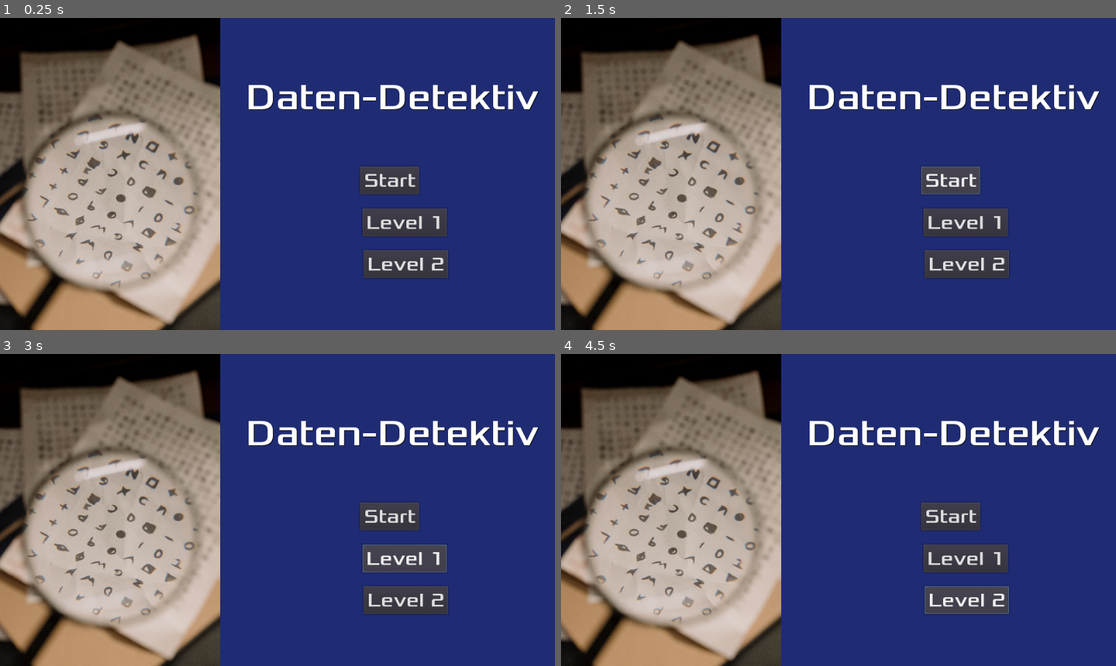
Above: before the commit, frames 1-4 (two rows, left to right).
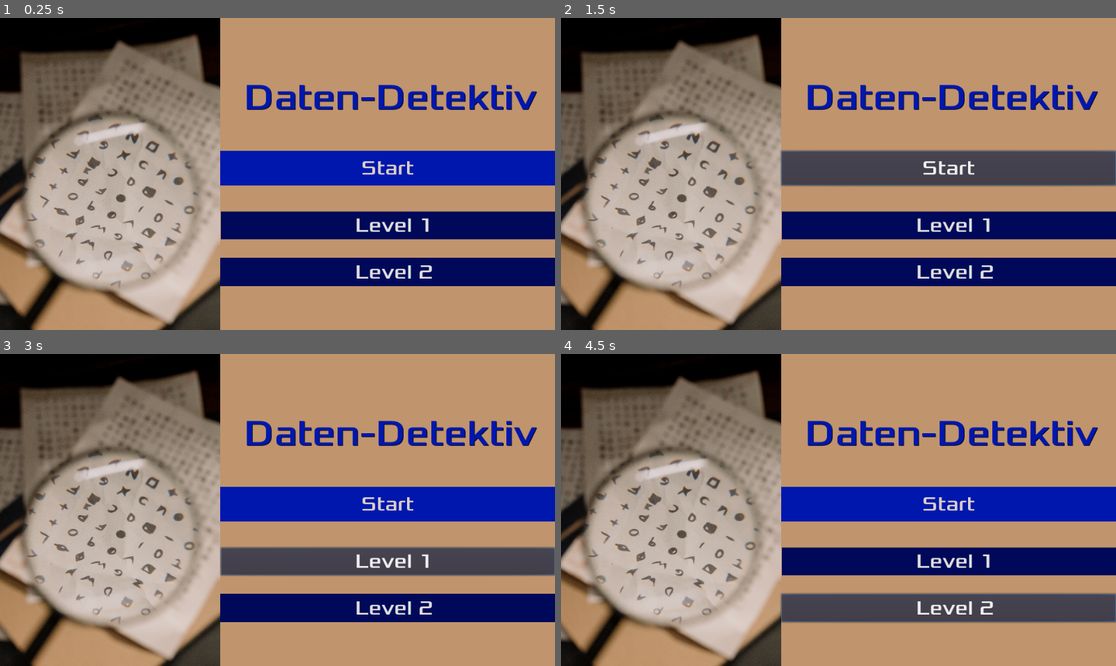
Above: after the commit, the same moments.

Repository: phil0605/Godot-Prototype
Game: Godot game, scene res://hauptmenü.tscn
Same seed, same stepped clock (60 frames per second), same inputs: the game is played once before the commit and once after it.
Inputs:
- Up to frame 1 (0.25 s): no input
- Up to frame 2 (1.5 s): click "Level 2" at 0.5 s; click "Start" at 1.25 s
- Up to frame 3 (3 s): click "Start" at 2 s; click "Level 1" at 2.75 s
- Up to frame 4 (4.5 s): click "Level 1" at 3.5 s; click "Level 2" at 4.25 s

The runs differ from the first frame. In frame 1, 60% of the frame differs, in the area x 39-100%, y 0-100%; in frame 2, 60%; in frame 3, 59%; in frame 4, 60%.

Commit message:
edited design of Hauptmenü

Diff:
--- a/hauptmenü.gd
+++ b/hauptmenü.gd
@@ -8,7 +8,7 @@
 
 # Called when the node enters the scene tree for the first time.
 func _ready():
-	pass # Replace with function body.
+	pass
 
 
 # Called every frame. 'delta' is the elapsed time since the previous frame.
--- a/hauptmenü.tscn
+++ b/hauptmenü.tscn
@@ -6,11 +6,22 @@
 
 [sub_resource type="DynamicFont" id=1]
 size = 64
+outline_color = Color( 0.00392157, 0, 1, 1 )
 font_data = ExtResource( 2 )
 
 [sub_resource type="DynamicFont" id=2]
-size = 34
+size = 35
 font_data = ExtResource( 2 )
+
+[sub_resource type="StyleBoxFlat" id=3]
+bg_color = Color( 0, 0.0941176, 0.682353, 1 )
+border_color = Color( 0, 0, 0, 1 )
+
+[sub_resource type="StyleBoxFlat" id=5]
+bg_color = Color( 0, 0.0392157, 0.352941, 1 )
+
+[sub_resource type="StyleBoxFlat" id=6]
+bg_color = Color( 0, 0.0392157, 0.352941, 1 )
 
 [node name="CanvasLayer" type="CanvasLayer"]
 script = ExtResource( 3 )
@@ -18,7 +29,7 @@
 [node name="ColorRect" type="ColorRect" parent="."]
 margin_right = 981.0
 margin_bottom = 559.0
-color = Color( 0.0862745, 0.141176, 0.486275, 0.823529 )
+color = Color( 0.756863, 0.584314, 0.431373, 1 )
 
 [node name="TextureRect" type="TextureRect" parent="."]
 margin_right = 3176.0
@@ -32,11 +43,11 @@
 anchor_top = 0.5
 anchor_right = 1.0
 anchor_bottom = 0.5
-margin_left = -535.0
+margin_left = -538.0
 margin_top = -172.0
-margin_right = -28.0
+margin_right = -31.0
 margin_bottom = -94.0
-custom_colors/font_color = Color( 1, 1, 1, 1 )
+custom_colors/font_color = Color( 0, 0.0941176, 0.682353, 1 )
 custom_colors/font_color_shadow = Color( 0, 0, 0, 1 )
 custom_fonts/font = SubResource( 1 )
 text = "Daten-Detektiv"
@@ -46,11 +57,12 @@
 anchor_top = 1.0
 anchor_right = 1.0
 anchor_bottom = 1.0
-margin_left = -337.0
-margin_top = -283.0
-margin_right = -235.0
-margin_bottom = -235.0
+margin_left = -579.0
+margin_top = -310.0
+margin_bottom = -250.0
+custom_colors/font_color = Color( 0.866667, 0.815686, 0.784314, 1 )
 custom_fonts/font = SubResource( 2 )
+custom_styles/normal = SubResource( 3 )
 text = "Start"
 
 [node name="Level1" type="Button" parent="."]
@@ -58,17 +70,18 @@
 anchor_top = 1.0
 anchor_right = 1.0
 anchor_bottom = 1.0
-margin_left = -333.0
-margin_top = -210.0
-margin_right = -187.0
-margin_bottom = -162.0
+margin_left = -578.0
+margin_top = -205.0
+margin_bottom = -157.0
 custom_fonts/font = SubResource( 2 )
-text = "Level 1"
+custom_styles/normal = SubResource( 5 )
+text = "  Level 1"
 
 [node name="Level2" type="Button" parent="."]
-margin_left = 629.0
-margin_top = 402.0
-margin_right = 775.0
-margin_bottom = 450.0
+margin_left = 381.0
+margin_top = 415.0
+margin_right = 960.0
+margin_bottom = 464.0
 custom_fonts/font = SubResource( 2 )
-text = "Level 2"
+custom_styles/normal = SubResource( 6 )
+text = "  Level 2"
Not shown: 1 places in hauptmenü.tscn that only renumber resources
Not shown, added: assets/.DS_Store
